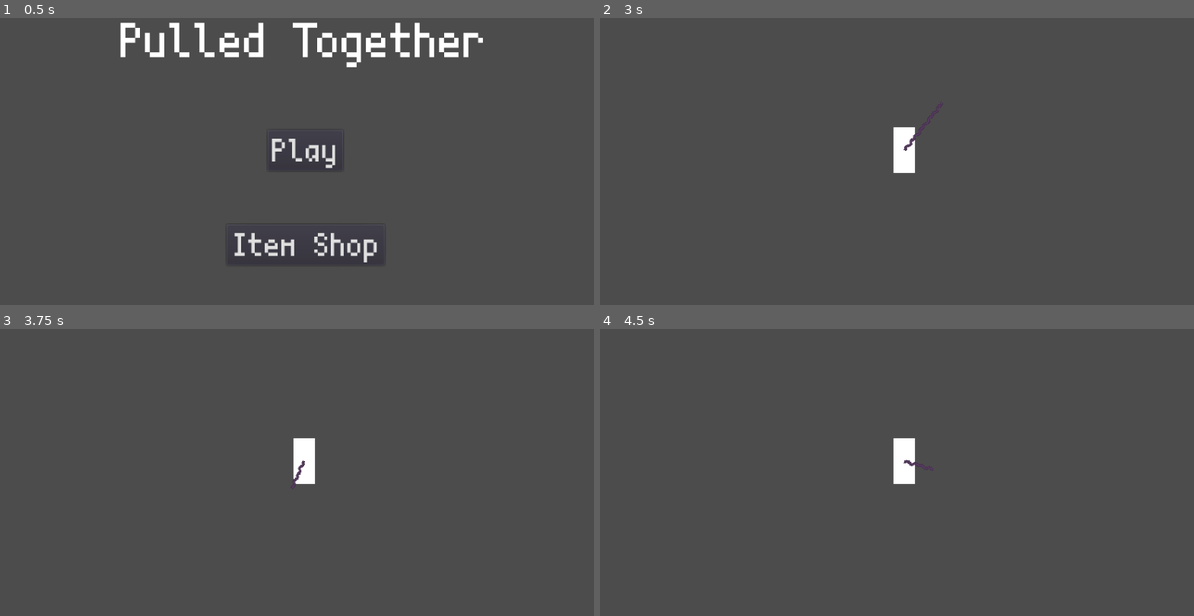
Above: before the commit, frames 1-4 (two rows, left to right).
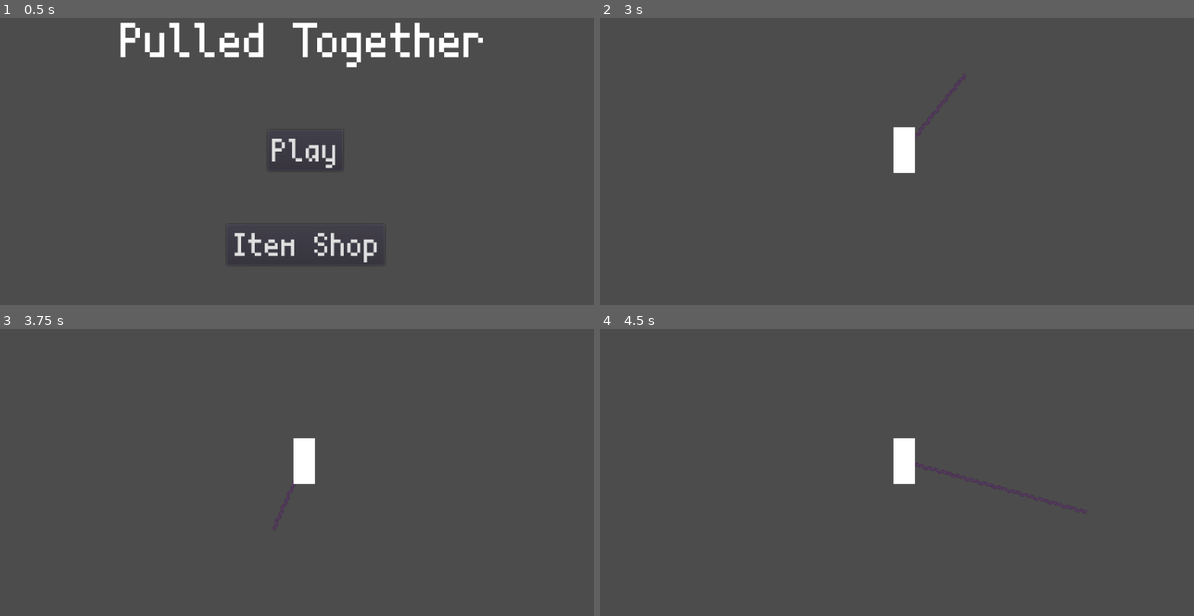
Above: after the commit, the same moments.

Repository: ShadowFungi/Pulled-Together
Game: Godot game, scene res://Scenes/Menus/MainMenu.tscn
Two runs of this game, one before a commit and one after it. Both use one fixed random seed, a clock stepped at 60 frames per second and the inputs below.
Inputs (mouse positions are in pixels of both pictures, inside the frame that each line leads up to):
- Up to frame 1 (0.5 s): no input
- Up to frame 2 (3 s): click "Play" at 0.5 s; tap Enter at 1.25, 2.75 s; move the mouse to (1039, 132) at 1.27 s; press the mouse at (1039, 132) at 1.28 s; hold D (move_right) 1.28-2.78 s; tap W (jump) at 1.52, 2.27 s; tap Space at 2 s; move the mouse to (784, 167) at 2.02 s; release the mouse at (784, 167) at 2.03 s; click (784, 167) at 2.1 s; move the mouse to (962, 75) at 2.77 s; press the mouse at (962, 75) at 2.78 s; hold A (move_left) from 2.78 s (still down)
- Up to frame 3 (3.75 s): tap Space at 3.5 s; move the mouse to (273, 529) at 3.52 s; release A (move_left) at 3.53 s; release the mouse at (273, 529) at 3.53 s; hold D (move_right) from 3.53 s (still down); click (273, 529) at 3.6 s
- Up to frame 4 (4.5 s): keep holding D (move_right); tap W (jump) at 3.77 s; tap Enter at 4.25 s; move the mouse to (1087, 512) at 4.27 s; press the mouse at (1087, 512) at 4.28 s

Frame 1 is identical in both runs. In frame 2, less than 0.1% of the frame differs, in the area x 51-62%, y 19-47%; in frame 3, less than 0.1%; in frame 4, 0.1%, in the area x 51-82%, y 45-65%.

Commit message:
redid the grapple
vertical doesn't work correctly

Diff:
--- a/Scenes/Player/Player.tscn
+++ b/Scenes/Player/Player.tscn
@@ -11,6 +11,8 @@
 [node name="KinematicBody2D" type="KinematicBody2D"]
 collision_layer = 2
 script = ExtResource( 1 )
+
+[node name="Arrow" parent="." instance=ExtResource( 3 )]
 
 [node name="ColorRect" type="ColorRect" parent="."]
 margin_left = -15.0
@@ -29,5 +31,3 @@
 
 [node name="Node" type="Node" parent="."]
 script = ExtResource( 2 )
-
-[node name="Arrow" parent="." instance=ExtResource( 3 )]
--- a/Scripts/Player/Grapple/Arrow.gd
+++ b/Scripts/Player/Grapple/Arrow.gd
@@ -10,23 +10,39 @@
 
 func contact():
 	mouse.set_global_position(get_global_mouse_position())
-	ray.look_at(get_global_mouse_position())
+	if mouse.position.x > 0:
+		if mouse.position.x < 250:
+			ray.cast_to = mouse.position
+		else:
+			ray.cast_to = mouse.position
+			while ray.cast_to.x > 250:
+				ray.cast_to.x -= 1
+	elif mouse.position.x < 0:
+		if mouse.position.x > -250:
+			ray.cast_to = mouse.position
+		else:
+			ray.cast_to = mouse.position
+			while ray.cast_to.x < -250:
+				ray.cast_to.x += 1
+	if mouse.position.y > 0:
+		if mouse.position.y < 250:
+			ray.cast_to = mouse.position
+		else:
+			ray.cast_to = mouse.position
+			while ray.cast_to.y > 250:
+				ray.cast_to.y -= 1
+	elif mouse.position.y < 0:
+		if mouse.position.y > -250:
+			ray.cast_to = mouse.position
+		else:
+			ray.cast_to = mouse.position
+			while ray.cast_to.y < -250:
+				ray.cast_to.y += 1
+	else:
+		ray.cast_to = mouse.position
+		while ray.cast_to.x < -250:
+			ray.cast_to.x += 1
+		while ray.cast_to.y < -250:
+			ray.cast_to.y += 1
 	posit = [position, ray.get_cast_to()]
-	if mouse.position.y != self.position.y:
-		if mouse.position.x < 250:
-			if mouse.position.x > self.position.x:
-				ray.cast_to.x = mouse.position.x
-			elif mouse.position.x < self.position.x:
-				ray.cast_to.x = -mouse.position.x
-
-	elif mouse.position.x != self.position.x:
-		if mouse.position.y < 250:
-			if mouse.position.y > self.position.y:
-				ray.cast_to.x = mouse.position.y
-			elif mouse.position.y < self.position.y:
-				ray.cast_to.x = -mouse.position.y
-
-	else:
-		ray.cast_to.x = 250
-
 	tail.set_points(PoolVector2Array(posit))
--- a/Scripts/Player/player.gd
+++ b/Scripts/Player/player.gd
@@ -16,7 +16,8 @@
 	_velocity.y += gravity * delta
 
 func apply_movement():
-	$Arrow.contact()
+	if Input.is_action_pressed("grapple"):
+		$Arrow.contact()
 	var _horizontal_direction = (
 		Input.get_action_strength("move_right")
 		- Input.get_action_strength("move_left")
Not shown, changed: .mono/metadata/ide_messaging_meta.txt
